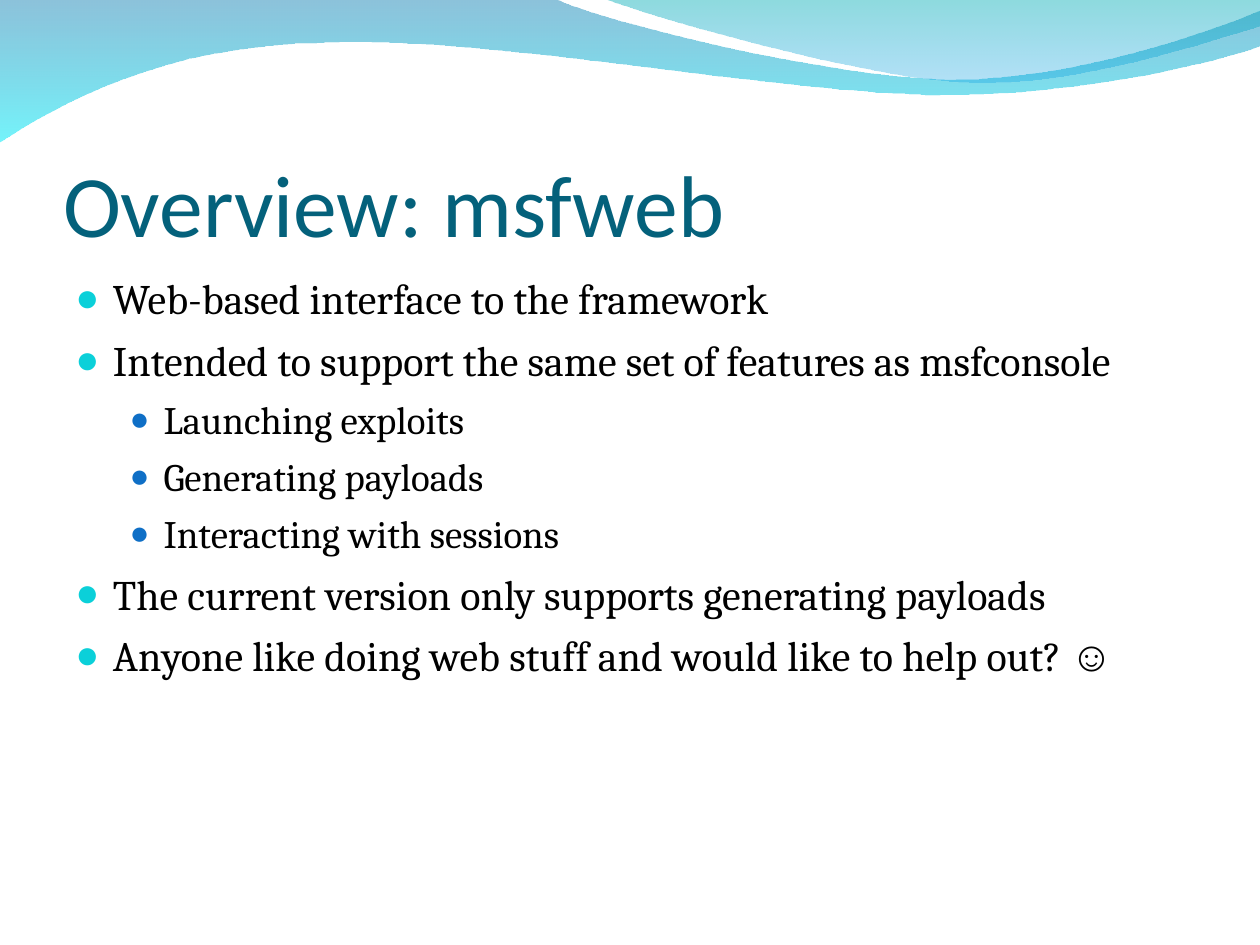
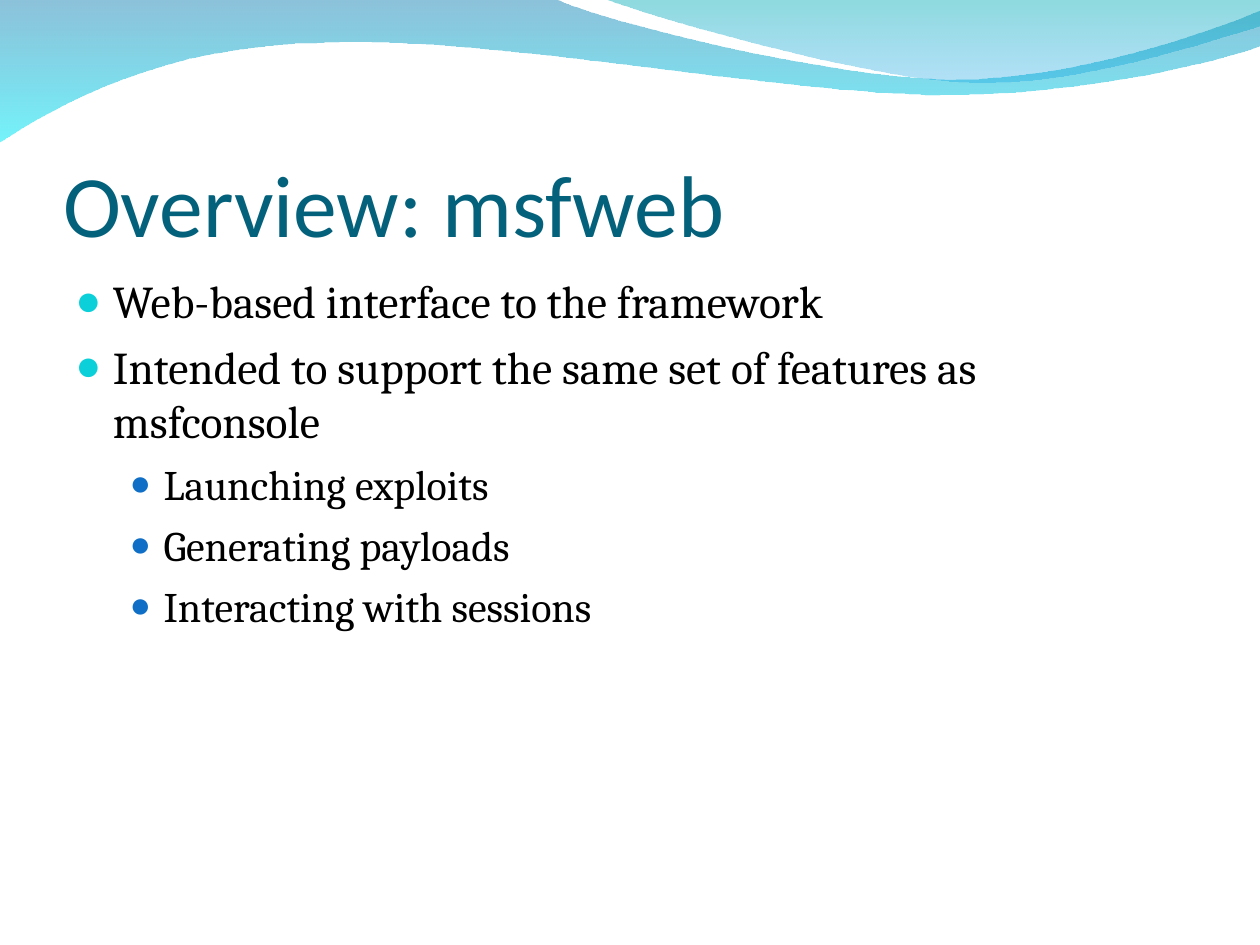
Before and after one commit to bedestall5/metasploit-framework, a slide deck: slide 49 of dev/materials/msf3_internals_training/slides/bh_training_deck.ppt. Drawn at 1260x945 pixels with LibreOffice and Linux fonts; fonts in the diff are those of the drawing; background and template pictures are left out. Boxes give left, top, right and bottom in pixels: in the first picture for what was removed or moved away, otherwise in the second. Text is boxed around its words. In the diff, an @@ line names an element or a change of style, - is before the commit and + after.

```diff
--- a/dev/materials/msf3_internals_training/slides/bh_training_deck.ppt
+++ b/dev/materials/msf3_internals_training/slides/bh_training_deck.ppt
@@ text "Web-based interface to the framework" at box(113, 285, 976, 632): size 24.1 to 26 pt in "Web-based interface to the framework", "Intended to support the same set of ..."; size 22.2 to 24 pt in "Launching exploits", "Generating payloads", "Interacting with sessions" @@
@@ text at box(113, 580, 1061, 681): paragraphs removed @@
-● The current version only supports generating payloads
-● Anyone like doing web stuff and would like to help out? ☺
```
Also in this commit, not shown: 2 other slides changed.
